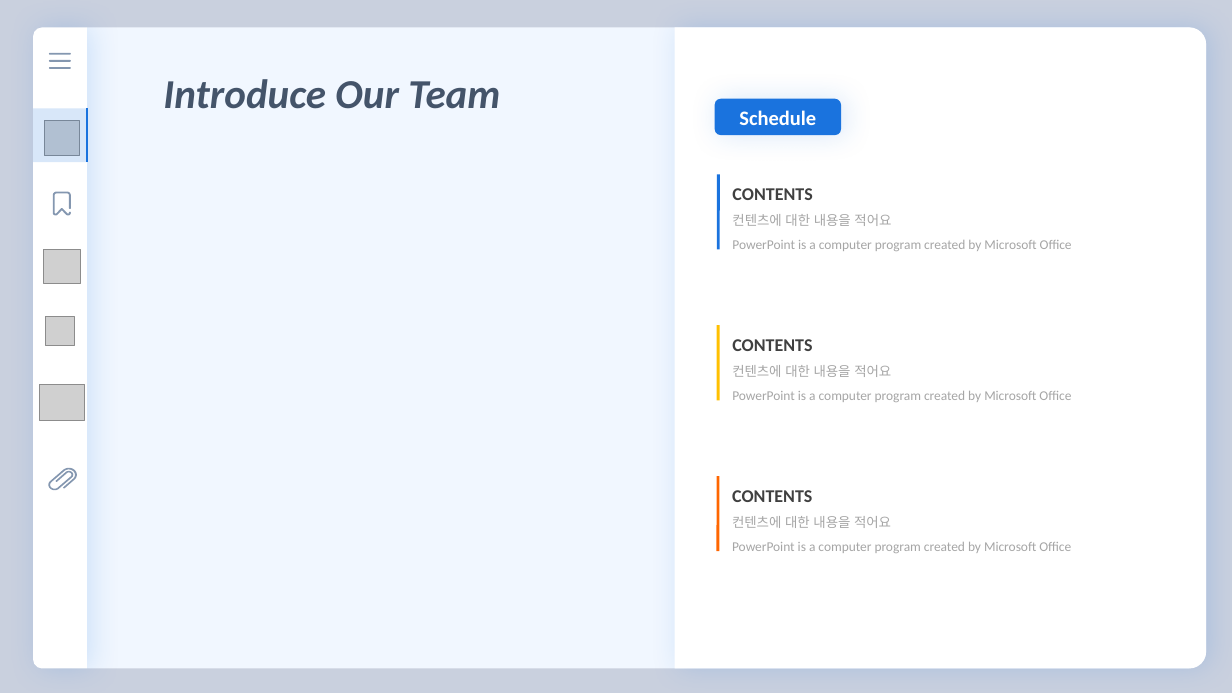
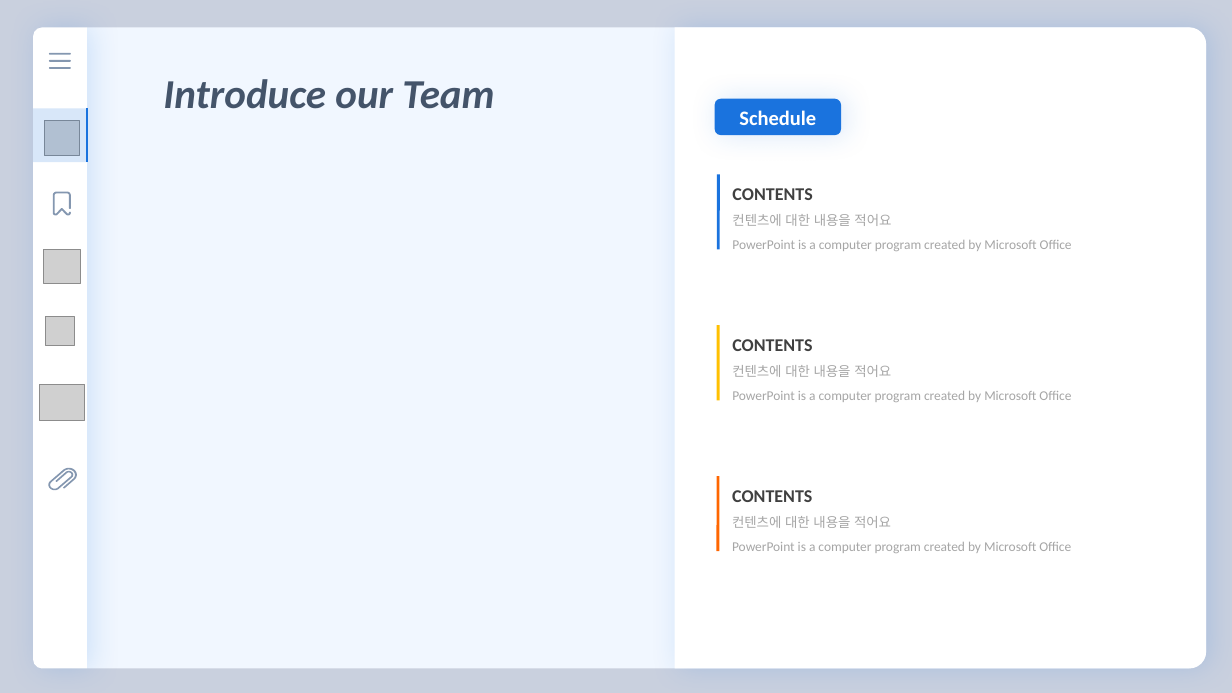
Before and after one commit to florentious/AutoGenerating_VariableName, a slide deck: slide 3 of Text/Presentation/presentation_ver0_3.pptm (slide 5 before the commit). Drawn at 1232x693 pixels with LibreOffice and Linux fonts; fonts in the diff are those of the drawing; grey boxes stand for pictures. Boxes give left, top, right and bottom in pixels: in the first picture for what was removed or moved away, otherwise in the second. Text is boxed around its words. In the diff, an @@ line names an element or a change of style, - is before the commit and + after.

```diff
--- a/Text/Presentation/presentation_ver0_3.pptm
+++ b/Text/Presentation/presentation_ver0_3.pptm
@@ text at [163, 79, 494, 109]: text changed @@
-Introduce Our Team
+Introduce our Team
```
Also in this commit, not shown: 5 other slides changed, 6 slides added, 3 slides removed, 4 other files.
